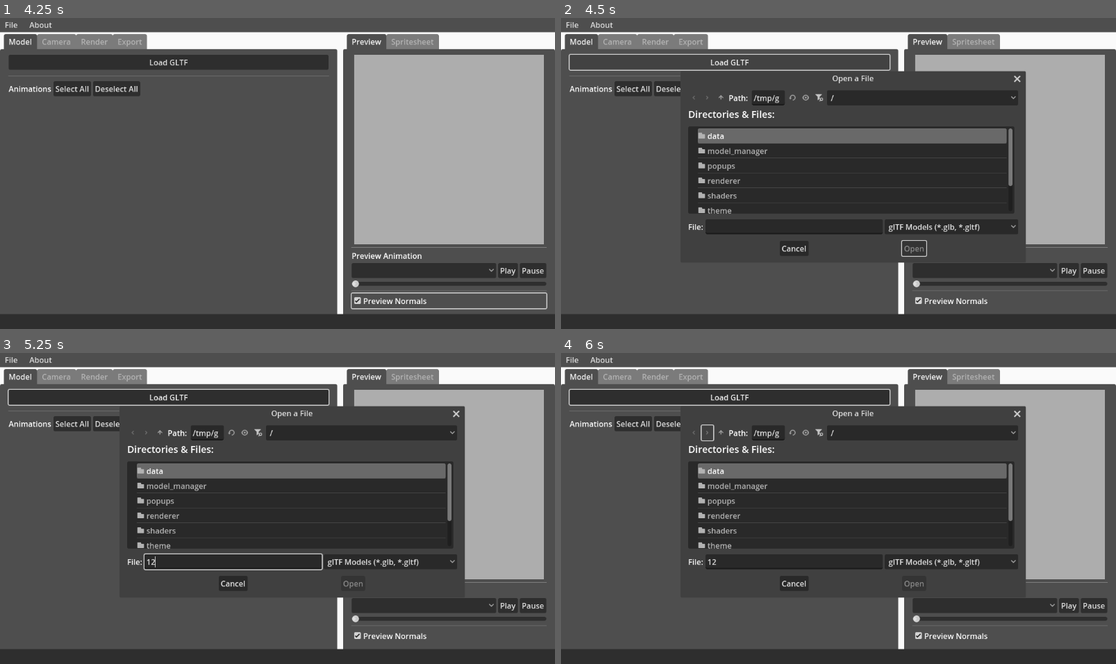
Above: before the commit, frames 1-4 (two rows, left to right).
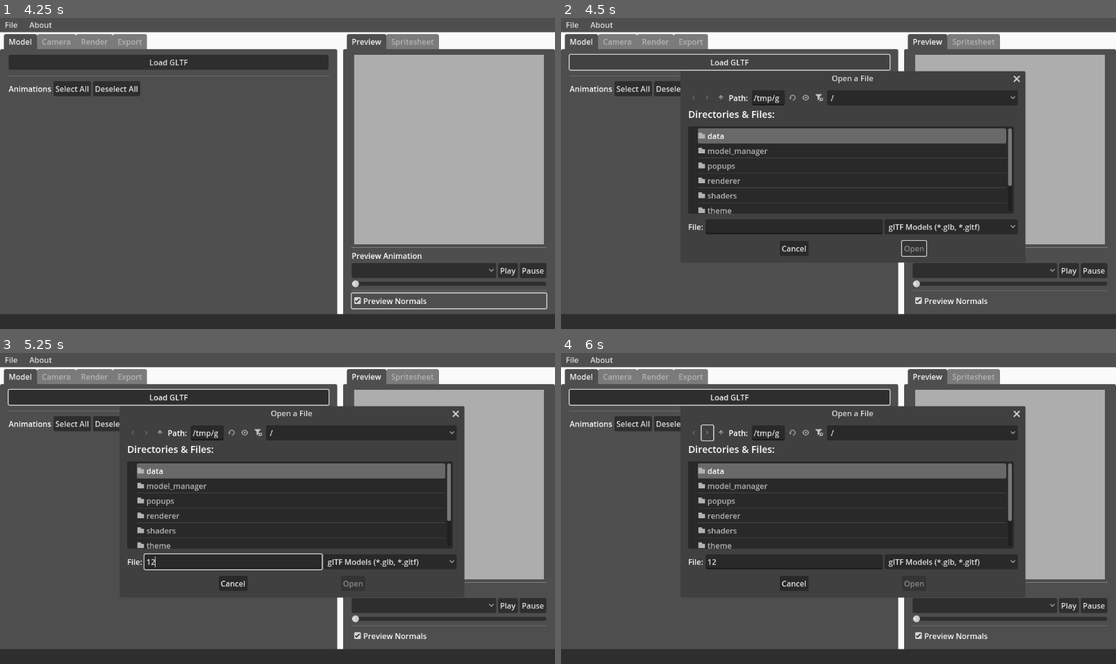
Above: after the commit, the same moments.

Repository: Caaz/FlatPixel
Game: Godot game, scene res://ui/main.tscn
The game is run twice, just before and just after one commit, with the same random seed, the same clock (stepped at 60 frames per second) and the same inputs.
Inputs (mouse positions are in pixels of both pictures, inside the frame that each line leads up to):
- Up to frame 1 (4.25 s): click "Play" at 0.5 s; click "Play" at 1.25 s; click "Select All" at 2 s; click "Deselect All" at 2.75 s; click "Preview Normals" at 3.5 s
- Up to frame 2 (4.5 s): click "Load GLTF" at 4.25 s
- Up to frame 3 (5.25 s): click (233, 561) at 5.02 s; type "12" at 5.1 s
- Up to frame 4 (6 s): click (705, 433) at 5.75 s

Frame 1 is identical in both runs. In frame 2, 0.2% of the frame differs, in the area x 48-84%, y 17-73%; in frame 3, 0.2%; in frame 4, 0.2%.

Commit message:
exporting over existing file confirms first

Diff:
--- a/renderer/spritesheet_renderer.gd
+++ b/renderer/spritesheet_renderer.gd
@@ -43,7 +43,7 @@
 
 func render_frames(use_normal: bool = false) -> RenderSubresult:
 	if Session.capture_model == null:
-		return null
+		return RenderSubresult.new()
 	var capture_model = Session.capture_model.duplicate() as CaptureModel
 
 	simulation.set_model(capture_model)
--- a/ui/panels/export_panel.gd
+++ b/ui/panels/export_panel.gd
@@ -1,10 +1,13 @@
 extends MarginContainer
+
+const OVERWRITE_FORMAT = "File %s already exists. Overwrite with export?"
 
 @onready var export_path_edit: LineEdit = %ExportPath
 @onready var spritesheet_columns_spinbox: SpinBox = %SpritesheetColumnsSpinbox
 @onready var export_normals_checkbox: CheckBox = %ExportNormalsCheckbox
 
 @onready var export_path_select_file_dialog: FileDialog = %FileDialog
+@onready var confirm_export_overwrite_dialog: ConfirmationDialog = %ConfirmExportOverwriteDialog
 
 func _ready():
 	Session.on_flpx_loaded.connect(_on_flpx_loaded)
@@ -27,7 +30,14 @@
 	if Session.export_settings.export_path == "":
 		_open_export_path_dialog()
 	else:
-		Exporter.export()
+		if FileAccess.file_exists(Session.export_settings.export_path):
+			confirm_export_overwrite_dialog.dialog_text = OVERWRITE_FORMAT % Session.export_settings.export_path
+			confirm_export_overwrite_dialog.show()
+		else:
+			Exporter.export()
+
+func _confirm_export():
+	Exporter.export()
 
 func _open_export_path_dialog():
 	if Session.export_settings.export_path != "":
--- a/ui/panels/export_panel.tscn
+++ b/ui/panels/export_panel.tscn
@@ -9,6 +9,12 @@
 grow_horizontal = 2
 grow_vertical = 2
 script = ExtResource("1_ibcqs")
+
+[node name="ConfirmExportOverwriteDialog" type="ConfirmationDialog" parent="."]
+unique_name_in_owner = true
+initial_position = 2
+size = Vector2i(800, 132)
+dialog_autowrap = true
 
 [node name="FileDialog" type="FileDialog" parent="."]
 unique_name_in_owner = true
@@ -66,6 +72,7 @@
 size_flags_horizontal = 3
 text = "Export"
 
+[connection signal="confirmed" from="ConfirmExportOverwriteDialog" to="." method="_confirm_export"]
 [connection signal="file_selected" from="FileDialog" to="." method="_on_file_dialog_file_selected"]
 [connection signal="text_changed" from="VBoxContainer/ExportPathHBox/ExportPath" to="." method="_build_export_settings" unbinds=1]
 [connection signal="pressed" from="VBoxContainer/ExportPathHBox/OpenExportPathDialogueButton" to="." method="_open_export_path_dialog"]
